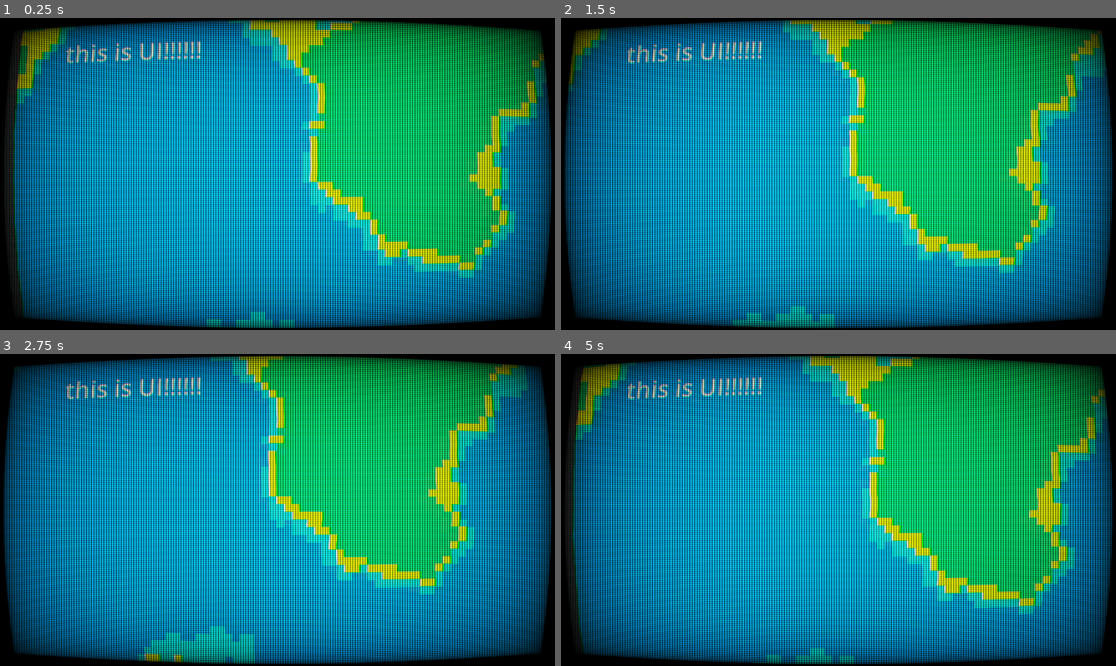
Above: before the commit, frames 1-4 (two rows, left to right).
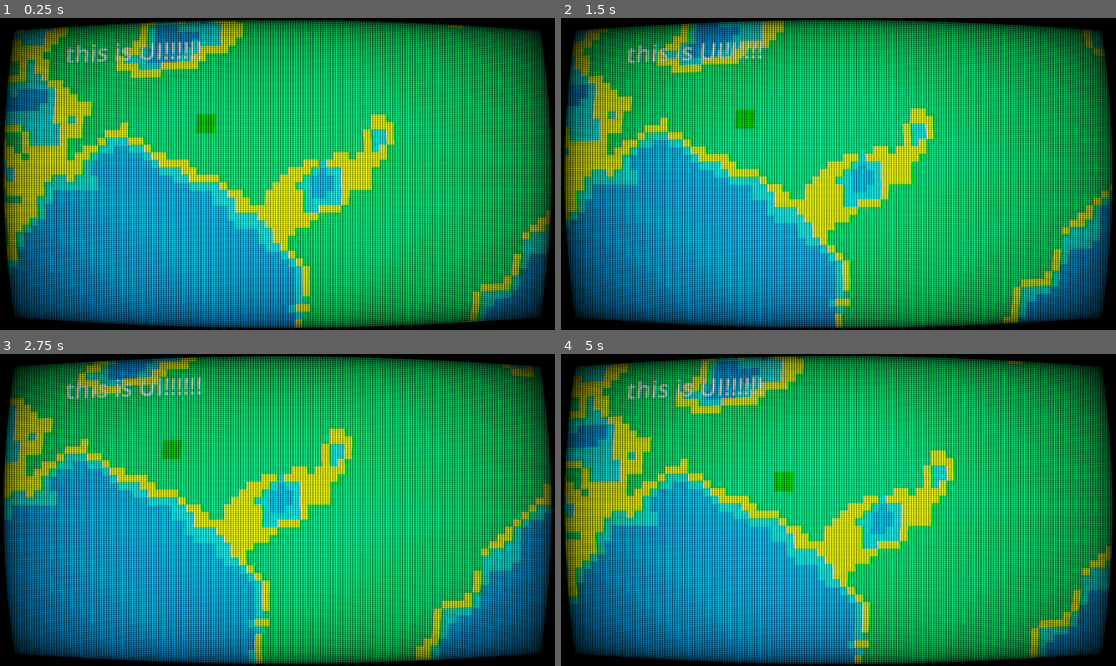
Above: after the commit, the same moments.

Repository: edenYosef1990/myGodotGame
Game: Godot game, scene res://MainScene.tscn
Two runs of this game, one before a commit and one after it. Both use one fixed random seed, a clock stepped at 60 frames per second and the inputs below.
Inputs (mouse positions are in pixels of both pictures, inside the frame that each line leads up to):
- Up to frame 1 (0.25 s): no input
- Up to frame 2 (1.5 s): move the mouse to (960, 158) at 0.52 s; hold Right (ui_right) 0.53-1.28 s; click (960, 158) at 0.67 s; move the mouse to (727, 189) at 1.27 s; hold Down (ui_down) from 1.28 s (still down); click (727, 189) at 1.42 s
- Up to frame 3 (2.75 s): move the mouse to (333, 441) at 2.02 s; release Down (ui_down) at 2.03 s; hold Right (ui_right) from 2.03 s (still down); click (333, 441) at 2.17 s
- Up to frame 4 (5 s): move the mouse to (810, 572) at 2.77 s; release Right (ui_right) at 2.78 s; hold Up (ui_up) 2.78-3.53 s; click (810, 572) at 2.92 s; move the mouse to (1005, 556) at 3.52 s; hold Left (ui_left) from 3.53 s (still down); click (1005, 556) at 3.67 s; move the mouse to (672, 463) at 4.27 s; click (672, 463) at 4.42 s

The runs differ from the first frame. In frame 1, 50% of the frame differs, in the area x 0-100%, y 0-100%; in frame 2, 49%; in frame 3, 49%; in frame 4, 50%.

Commit message:
can move units

Diff:
--- a/Entities/tank.gd
+++ b/Entities/tank.gd
@@ -1,7 +1,6 @@
 class_name Tank
 
-extends CharacterBody2D
-
+extends Unit
 
 const SPEED = 300.0
 const JUMP_VELOCITY = -400.0
@@ -16,19 +15,37 @@
 func toggleDisplayHealthBar(isVisible: bool):
 	healthBar.visible = isVisible;
 
+func set_task(pos: Vector2):
+	task.type = Enums.TaskType.Move;
+	task.walk_destination = pos;
+
 
 func _physics_process(delta):
-	var direction = Input.get_axis("ui_left", "ui_right")
-	if direction:
-		velocity.x = direction * SPEED
-		gameMAnager.doAction()
-	else:
-		velocity.x = move_toward(velocity.x, 0, SPEED)
+	match task.type:
+		Enums.TaskType.None:
+			pass
+		Enums.TaskType.Move:
+			var dest = task.walk_destination
+			if (dest-position).length() <= 20:
+				task.type = Enums.TaskType.None
+			velocity = (dest - position).normalized()* 30
+			pass
+		Enums.TaskType.AttackUnit:
+			pass
+		Enums.TaskType.AttackPosition:
+			pass
+	move_and_slide()
+	#var direction = Input.get_axis("ui_left", "ui_right")
+	#if direction:
+		#velocity.x = direction * SPEED
+		#gameMAnager.doAction()
+	#else:
+		#velocity.x = move_toward(velocity.x, 0, SPEED)
+		#
+	#var verical_direction = Input.get_axis("ui_up", "ui_down")
+	#if verical_direction:
+		#velocity.y = verical_direction * SPEED
+	#else:
+		#velocity.y = move_toward(velocity.y, 0, SPEED)
 
-	var verical_direction = Input.get_axis("ui_up", "ui_down")
-	if verical_direction:
-		velocity.y = verical_direction * SPEED
-	else:
-		velocity.y = move_toward(velocity.y, 0, SPEED)
-
-	move_and_slide()
+	pass
--- a/Entities/tank.tscn
+++ b/Entities/tank.tscn
@@ -3,13 +3,13 @@
 [ext_resource type="Script" path="res://Entities/tank.gd" id="1_8r74a"]
 
 [sub_resource type="RectangleShape2D" id="RectangleShape2D_m30dc"]
-size = Vector2(63, 59)
+size = Vector2(40, 40)
 
 [node name="Tank" type="CharacterBody2D"]
 script = ExtResource("1_8r74a")
 
 [node name="CollisionShape2D" type="CollisionShape2D" parent="."]
-position = Vector2(-0.5, -0.5)
+position = Vector2(20, 20)
 shape = SubResource("RectangleShape2D_m30dc")
 
 [node name="HealthBar" type="Node2D" parent="."]
--- /dev/null
+++ b/Entities/unit.gd
@@ -0,0 +1,5 @@
+class_name Unit
+
+extends CharacterBody2D
+
+var task: UnitTask = UnitTask.new()
--- a/GameManager/GameManager.gd
+++ b/GameManager/GameManager.gd
@@ -10,6 +10,8 @@
 var gameState = ControlState.None
 var startRectangle : Vector2 = Vector2.ZERO;
 var endRectangle : Vector2 = Vector2.ZERO;
+
+var selectedUnits: Array[int] = []
 
 func isInRectangle(start: Vector2, end: Vector2, point: Vector2):
 	var topLeft = Vector2(min(startRectangle.x,endRectangle.x), min(startRectangle.y,endRectangle.y))
@@ -32,10 +34,15 @@
 func _input(event):
 	if(event is InputEventMouseButton):
 		if event.is_pressed():
-			gameState = ControlState.Selecting
-			startRectangle = camera.get_global_mouse_position()
-			endRectangle = camera.get_global_mouse_position()
-			updateRect()
+			if selectedUnits.size() > 0:
+				print("set task")
+				setTask()
+				pass
+			else:
+				gameState = ControlState.Selecting
+				startRectangle = camera.get_global_mouse_position()
+				endRectangle = camera.get_global_mouse_position()
+				updateRect()
 		else:
 			gameState = ControlState.None
 			deselectAll()
@@ -66,17 +73,26 @@
 
 func selectUnitsInRegion(start: Vector2, end: Vector2):
 	var units = get_tree().get_nodes_in_group("selectable")
+	var currSelectedUnits : Array[int] = Array([], TYPE_INT,  &"", null)
 	if units != null:
 		for unit in units:
 			var unitInWorld = unit as Tank
+			currSelectedUnits.push_back(unit.get_instance_id())
 			if(isInRectangle(start,end,unitInWorld.global_position)):
 				unitInWorld.toggleDisplayHealthBar(true)
 				print("boom")
+	selectedUnits = currSelectedUnits
 	pass
 
 func deselectAll():
+	selectedUnits = []
 	var units = get_tree().get_nodes_in_group("selectable")
 	if units != null:
 		for unit in units:
 			var unitInWorld = unit as Tank
 			unitInWorld.toggleDisplayHealthBar(false)
+
+func setTask():
+	for id in selectedUnits:
+		var unit = instance_from_id(id) as Tank
+		unit.set_task(camera.get_global_mouse_position())
--- /dev/null
+++ b/GameManager/UnitsTaskMethods.gd
@@ -0,0 +1,12 @@
+extends Node
+
+var tasks: Dictionary = {}
+
+# Called when the node enters the scene tree for the first time.
+func _ready():
+	pass # Replace with function body.
+
+
+# Called every frame. 'delta' is the elapsed time since the previous frame.
+func _process(delta):
+	pass
--- a/MainScene.tscn
+++ b/MainScene.tscn
@@ -56,6 +56,8 @@
 unique_name_in_owner = true
 script = ExtResource("2_lrwqu")
 
+[node name="Node" type="Node" parent="GameManager"]
+
 [node name="CanvasModulate" type="CanvasModulate" parent="."]
 material = SubResource("ShaderMaterial_u3ijj")
 
@@ -67,6 +69,7 @@
 script = ExtResource("4_6i1kw")
 
 [node name="Tank" parent="CanvasModulate" instance=ExtResource("1_oyje1")]
+position = Vector2(413, 207)
 
 [node name="SelectionRectangle" type="ColorRect" parent="CanvasModulate"]
 unique_name_in_owner = true
@@ -74,7 +77,7 @@
 
 [node name="myCamera" type="Camera2D" parent="."]
 unique_name_in_owner = true
-position = Vector2(555, 719)
+position = Vector2(585, 334)
 script = ExtResource("7_ab42k")
 
 [node name="UI" type="CanvasLayer" parent="."]
@@ -92,6 +95,5 @@
 
 [node name="ColorRect" type="ColorRect" parent="CctShaderLayer"]
 material = SubResource("ShaderMaterial_rdo7k")
-offset_left = -124.0
-offset_right = 1677.0
-offset_bottom = 1673.0
+offset_right = 1201.0
+offset_bottom = 648.0
--- /dev/null
+++ b/Types/UnitsTask/Task.gd
@@ -0,0 +1,6 @@
+class_name UnitTask
+
+var type : Enums.TaskType = Enums.TaskType.None
+var walk_destination : Vector2
+var attack_unit : int
+var attack_podition : Vector2
--- /dev/null
+++ b/Types/UnitsTask/task_type.gd
@@ -0,0 +1,3 @@
+class_name Enums
+
+enum TaskType {None, Move, AttackUnit, AttackPosition }
Not shown: 1 places in tank.tscn that only renumber resources
